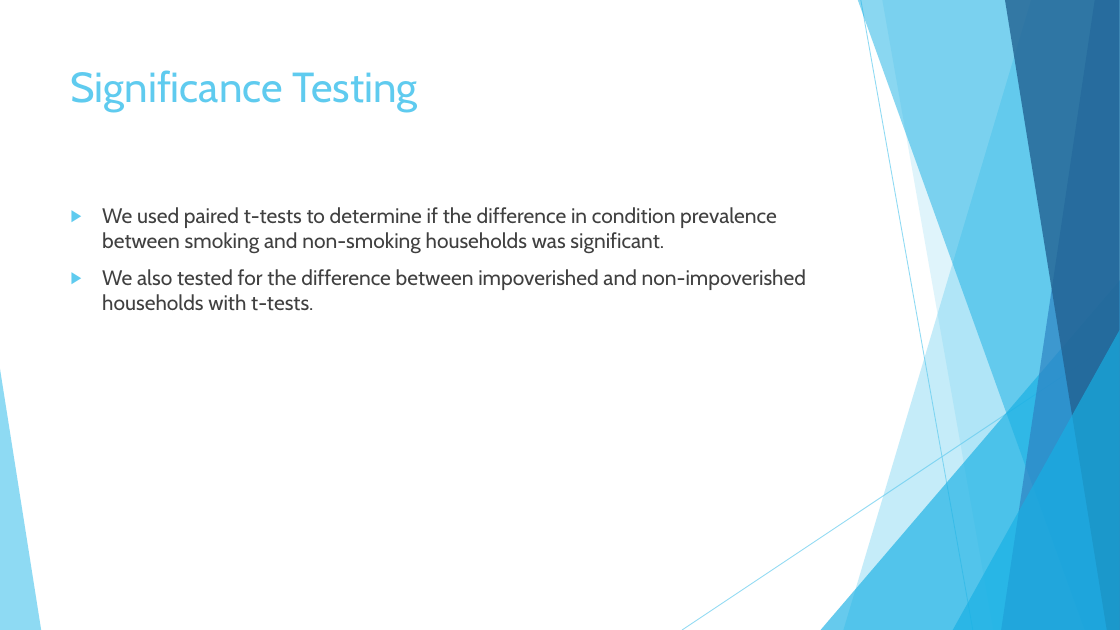
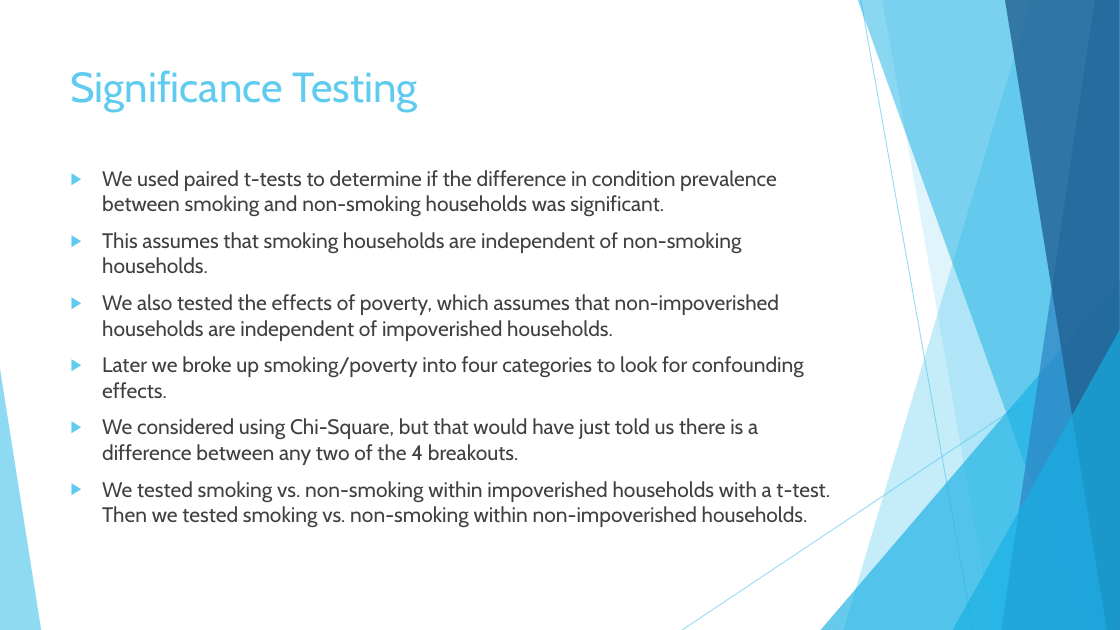
Before and after one commit to kmorehead33/healthcare_project, a slide deck: slide 11 of Presentation.pptx (slide 7 before the commit). Drawn at 1120x630 pixels with LibreOffice and Linux fonts; fonts in the diff are those of the drawing. Boxes give left, top, right and bottom in pixels: in the first picture for what was removed or moved away, otherwise in the second. Text is boxed around its words. In the diff, an @@ line names an element or a change of style, - is before the commit and + after.

```diff
--- a/Presentation.pptx
+++ b/Presentation.pptx
@@ text "We used paired t-tests to ..." moved from (x1=102, y1=207, x2=806, y2=310) to (x1=102, y1=170, x2=830, y2=528) @@
@@ text at (x1=102, y1=232, x2=830, y2=528): text changed @@
-▶ We also tested for the difference between impoverished and non-impoverished households with t-tests.
+▶ This assumes that smoking households are independent of non-smoking households.
+▶ We also tested the effects of poverty, which assumes that non-impoverished households are independent of impoverished households.
+▶ Later we broke up smoking/poverty into four categories to look for confounding effects.
+▶ We considered using Chi-Square, but that would have just told us there is a difference between any two of the 4 breakouts.
+▶ We tested smoking vs. non-smoking within impoverished households with a t-test. Then we tested smoking vs. non-smoking within non-impoverished households.
```
Also in this commit, not shown: 3 other slides changed, 4 slides added.
